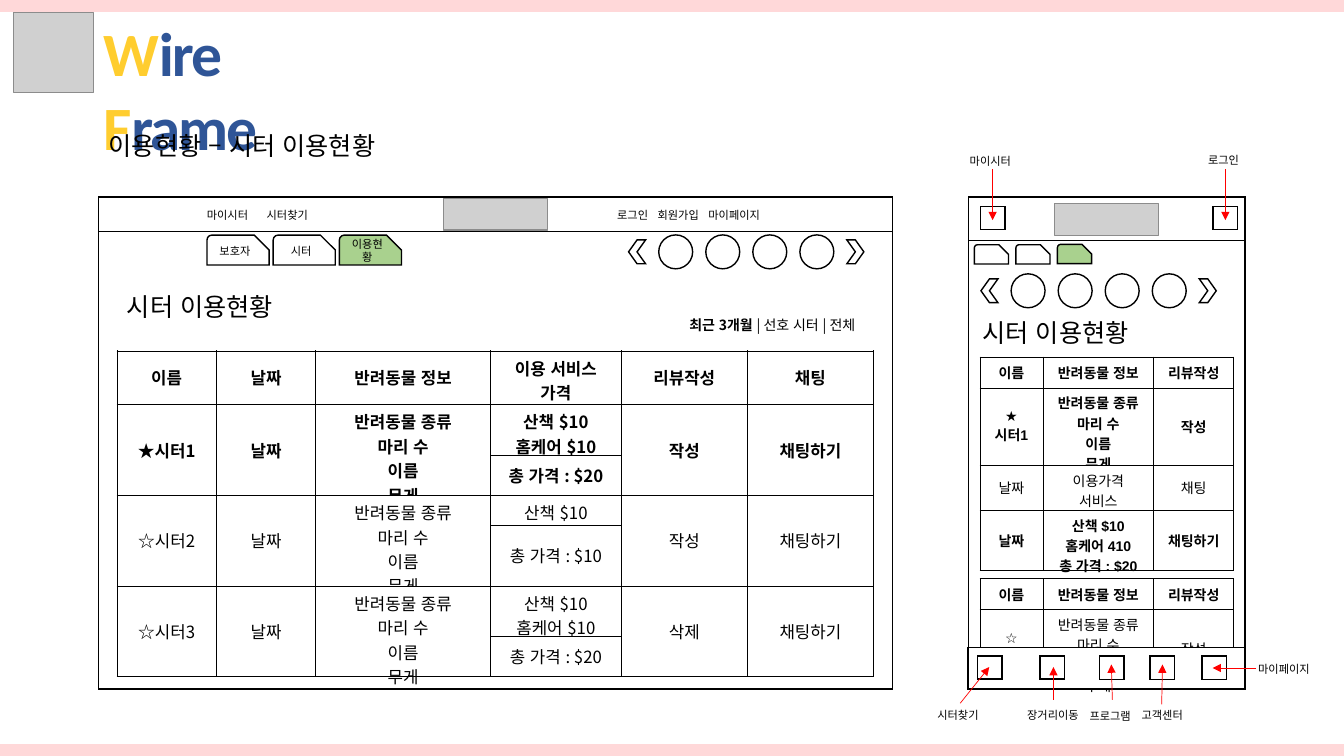
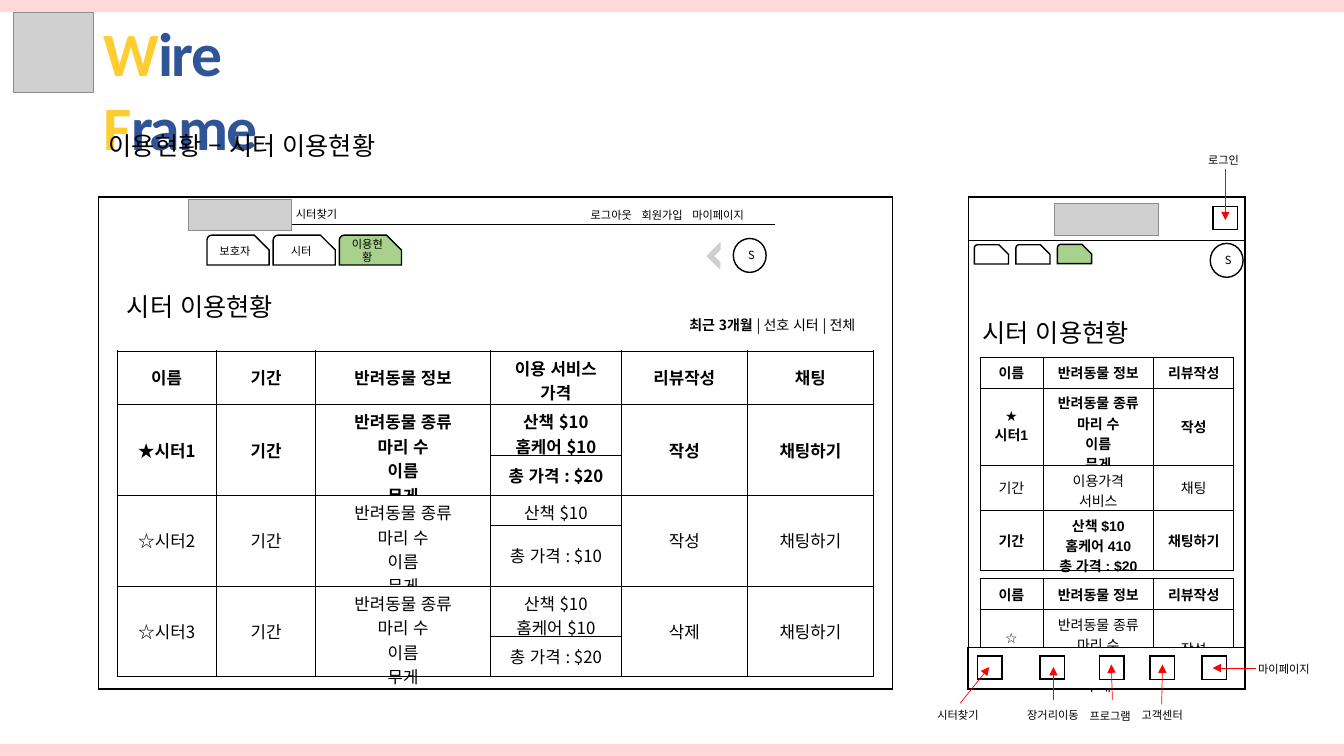
Before and after one commit to hhsw07/ezen-academy-projects, a slide deck: slide 19 of hsw/반려동물관리서비스_송우.pptx (slide 7 before the commit). Drawn at 1344x756 pixels with LibreOffice and Linux fonts; fonts in the diff are those of the drawing; grey boxes stand for pictures. Boxes give left, top, right and bottom in pixels: in the first picture for what was removed or moved away, otherwise in the second. Text is boxed around its words. In the diff, an @@ line names an element or a change of style, - is before the commit and + after.

```diff
--- a/hsw/반려동물관리서비스_송우.pptx
+++ b/hsw/반려동물관리서비스_송우.pptx
@@ text removed at [970,155,1011,166] @@
-마이시터
@@ arrow removed from (993, 169) to (993, 220) @@
@@ picture: place and size @@
-picture at [444,199,547,230]
+picture at [189,200,292,231]
@@ text removed at [207,209,248,220] @@
-마이시터
@@ text "시터찾기": place and size @@
-text "시터찾기" at [267,209,308,220]
+text "시터찾기" at [296,208,337,219]
@@ text at [591,209,744,220]: text changed @@
-로그인 회원가입 마이페이지
+로그아웃 회원가입 마이페이지
@@ rectangle removed at [980,207,1005,230] @@
@@ line moved from (99, 231) - (892, 231) to (291, 225) - (775, 225) @@
@@ ellipse added at [734,239,767,273], fill #FFFFFF, outline #000000 1 pt, 8 pt, text #000000 @@
+S
@@ group removed at [629,235,864,269]: 4 ellipses, 2 chevrons @@
@@ half frame added at [705,240,737,272], fill #D0CECE, outline #FFFFFF 1 pt @@
@@ ellipse added at [1211,243,1244,277], fill #FFFFFF, outline #000000 1 pt, 8 pt, text #000000 @@
+S
@@ group removed at [981,274,1217,309]: 4 ellipses, 2 chevrons @@
@@ table at [117,351,874,689] @@
-row 1, column 2: 날짜
+row 1, column 2: 기간
-row 2, column 2: 날짜
+row 2, column 2: 기간
-row 4, column 2: 날짜
+row 4, column 2: 기간
-row 6, column 2: 날짜
+row 6, column 2: 기간
@@ table at [980,357,1234,579] @@
-row 3, column 1: 날짜
+row 3, column 1: 기간
-row 4, column 1: 날짜
+row 4, column 1: 기간
```
Also in this commit, not shown: 9 other slides changed, 31 slides added, 2 slides removed, 1 other file.
